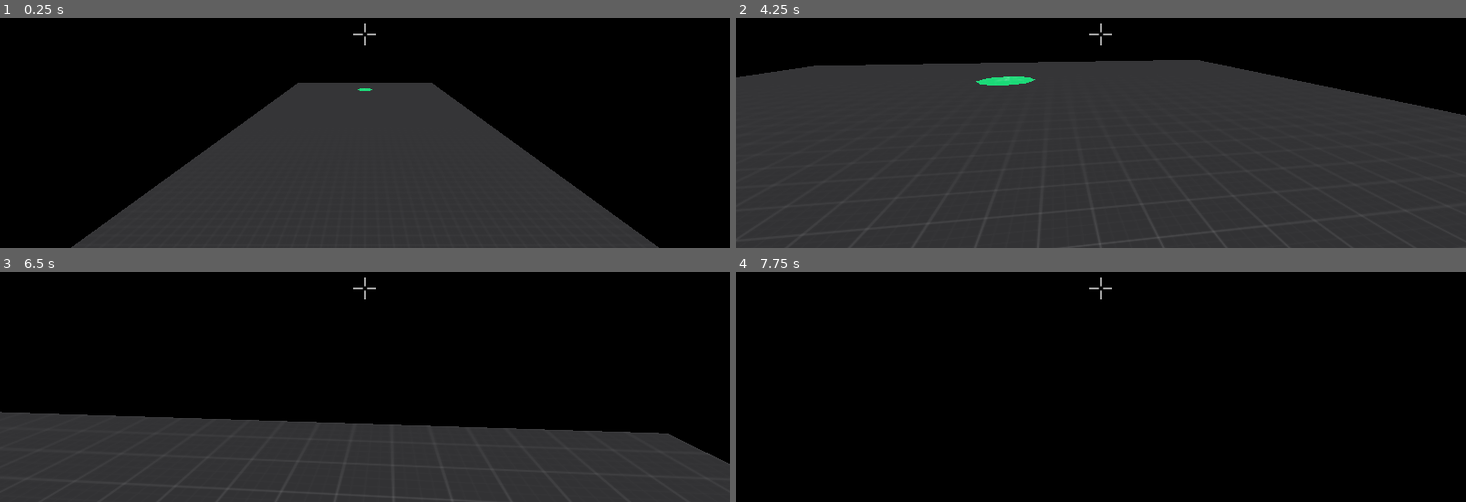
Above: before the commit, frames 1-4 (two rows, left to right).
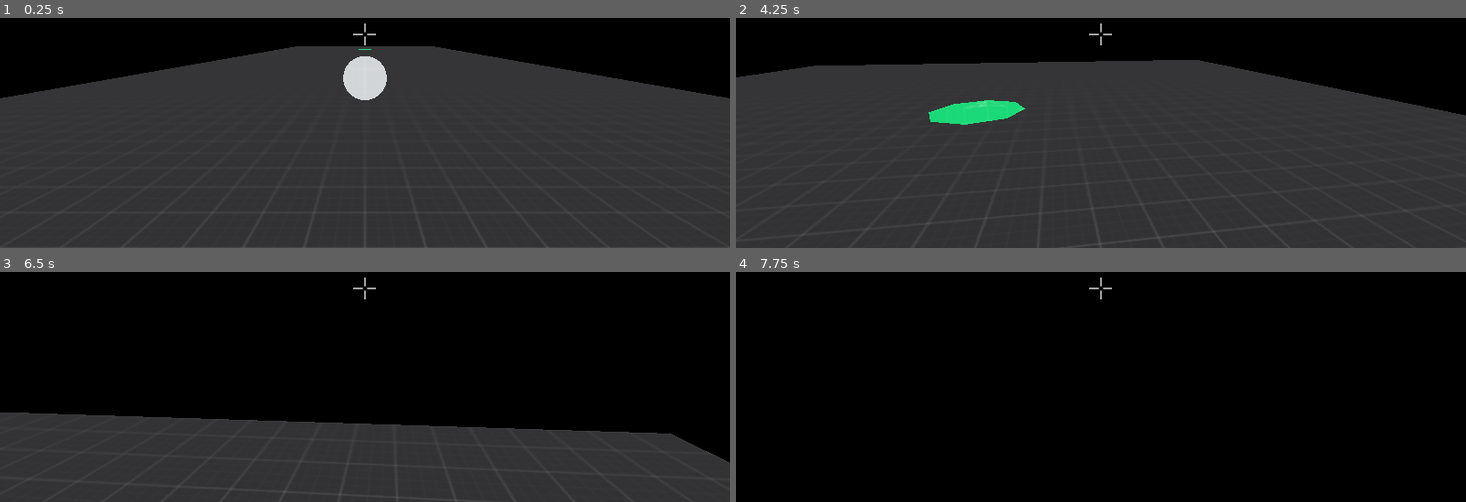
Above: after the commit, the same moments.

Repository: Datoh/RocketGolf
Game: Godot game, scene res://scenes/levels/Level1.tscn
Two runs of this game, one before a commit and one after it. Both use one fixed random seed, a clock stepped at 60 frames per second and the inputs below. This scene is started directly instead of the project's main scene.
Inputs (mouse positions are in pixels of both pictures, inside the frame that each line leads up to):
- Up to frame 1 (0.25 s): no input
- Up to frame 2 (4.25 s): move the mouse to (1137, 31) at 0.52 s; hold Up (ui_up) from 0.53 s (still down); move the mouse to (1064, 36) at 1.27 s; move the mouse to (1115, 27) at 2.02 s; move the mouse to (1093, 41) at 2.77 s; move the mouse to (1152, 38) at 3.52 s
- Up to frame 3 (6.5 s): move the mouse to (306, 283) at 4.27 s; move the mouse to (372, 288) at 5.02 s; move the mouse to (335, 278) at 5.77 s; release Up (ui_up) at 5.78 s; hold Right (ui_right) from 5.78 s (still down)
- Up to frame 4 (7.75 s): move the mouse to (1137, 285) at 6.52 s; release Right (ui_right) at 6.53 s; hold Up (ui_up) from 6.53 s (still down); tap Enter at 7.25 s; move the mouse to (1064, 290) at 7.27 s

The runs differ from the first frame. In frame 1, 43% of the frame differs, in the area x 0-100%, y 12-100%; in frame 2, 1.2%; in frame 3, less than 0.1%; in frame 4, nothing differs.

Commit message:
[Level] Fix level 1

Diff:
--- a/scenes/levels/Level1.tscn
+++ b/scenes/levels/Level1.tscn
@@ -9,7 +9,7 @@
 
 [sub_resource type="BoxShape" id=1]
 
-[node name="LevelTest" type="Spatial"]
+[node name="Level" type="Spatial"]
 script = ExtResource( 1 )
 
 [node name="Content" type="Spatial" parent="."]
@@ -23,11 +23,11 @@
 material = ExtResource( 5 )
 
 [node name="Hole" parent="Content/Ground" instance=ExtResource( 2 )]
-transform = Transform( 1, 0, 0, 0, 1, 0, 0, 0, 1, 0, 0.5, 19 )
+transform = Transform( 1, 0, 0, 0, 1, 0, 0, 0, 1, 0, 0.5, 15 )
 material = ExtResource( 6 )
 
 [node name="Player" parent="." instance=ExtResource( 3 )]
-transform = Transform( -1, 0, -3.25841e-07, 0, 1, 0, 3.25841e-07, 0, -1, 0, 7.5, -21 )
+transform = Transform( -1, 0, -3.25841e-07, 0, 1, 0, 3.25841e-07, 0, -1, 0, 1.5, -21 )
 
 [node name="Ball" parent="." instance=ExtResource( 4 )]
 transform = Transform( -4.37114e-08, 0, -1, 0, 1, 0, 1, 0, -4.37114e-08, 0, 2, -14 )
